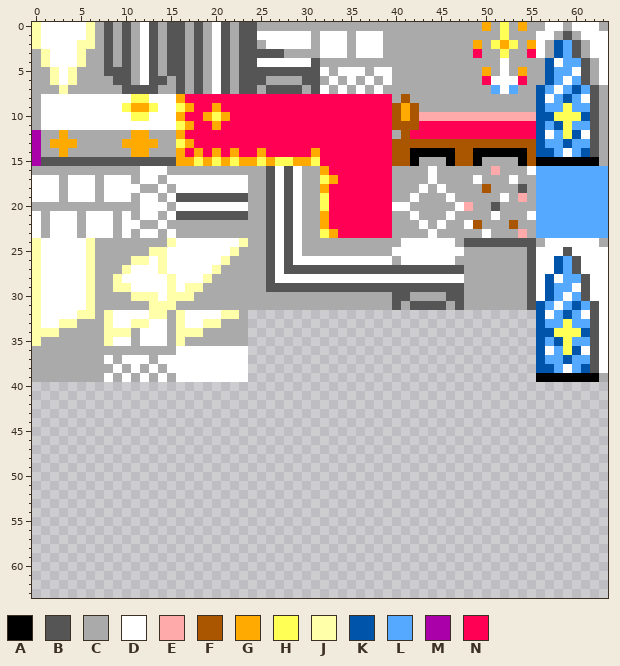
File history of a pixel-art sprite, map/tile5.png. The picture above was drawn from the file before the commit.
The file is 64x64 pixels.
Palette (. is transparent): A #000000  B #555555  C #aaaaaa  D #ffffff  E #ffaaaa  F #aa5500  G #ffaa00  H #ffff55  J #ffffaa  K #0055aa  L #55aaff  M #aa00aa  N #ff0055
Pixels before (only the part around the change), first column x 0:
 0 JDDDDDJCBCBCDBCBBCBCDBCBBCCCCCCCCCCCCCCCCCCCCCCCCCGCHCGCCDDCDDDC
 1 JDDDDDJCBCBCDBCBBCBCDBCBBDDDDDDCDDDCDDDCCCCCCCCCCCCCHCCCDDCBCDDD
 2 JDDDDJJCBCBCDBCBBCBCDBCBBCDDDDDCDDDCDDDCCCCCCCCCCGCHGHCGDCKLBCDD
 3 CJDDDJCCBCBCDBCBBCBCDBCBBBBBCCCCDDDCDDDCCCCCCCCCCNCCHCCNDCKLBCDD
 4 CJDDDJCCBCBCDBCBBCBCDBCBBDDDDDDBCCCCCCCCCCCCCCCCCCCCDCCCCKDLLBCD
 5 CCJDJCCCBBBCDBCBBCBCDBCBBBBBBBBBDCDDDCDDCCCCCCCCCCGCDCGCCKLLDBCD
 6 CCJDJCCCCBBCDBBCBCBCDBCBBBCCCCBBCDCDCDCDCCCCCCCCCCNDDDNCCKLDLBCD
 7 CCCJCCCCCCBBBBCCBCBCDBCBBCBBBBCBDCDCDCDCCCCCCCCCCCCLDLCCKLDLKLBC
 8 CDDDDDDDDDDHHDDDGNNNNNNNNNNNNNNNNNNNNNNNCFCCCCCCCCCCCCCCKDLKLDBC
 9 CDDDDDDDDDHGGHDDHGNNGNNNNNNNNNNNNNNNNNNNFGFCCCCCCCCCCCCCKLLHLLBC
10 CDDDDDDDDDDHHDDDGNNGHGNNNNNNNNNNNNNNNNNNFGFEEEEEEEEEEEEEKKHHHKBC
11 CDDDDDDDDDDDDDDDHGNNGNNNNNNNNNNNNNNNNNNNFFFNNNNNNNNNNNNNKLKHLLBC
12 MCCGCCCCCCCGGCCCGNNNNNNNNNNNNNNNNNNNNNNNCFNNNNNNNNNNNNNNKDLHKDBC
13 MCGGGCCCCCGGGGCCHGNNNNNNNNNNNNNNNNNNNNNNFFFFFFFFFFFFFFFFKLLKLLBC
14 MCCGCCCCCCCGGCCCGNGNGNGNNGNNNNNGNNNNNNNNFFAAAAAFFAAAAAAFKKLDLKBC
15 MBBBBBBBBBBBBBBBGGHGHGHGGHGHHGGHNNNNNNNNFFACCCAFFACCCCAFAAAAAAAC
16 CCCCCCCCCCCCDDDCCCCCCCCCCCBDBDCCGNNNNNNNCCCCDCCCCCCECCCDLLLLLLLL
17 DDDCDDDCDDDCDDCDDDDDDDDDCCBDBDCCHGNNNNNNCCCCDCCCCDCCCDCCLLLLLLLL
18 DDDCDDDCDDDDCCDCDDDDDDDDCCBDBDCCGNNNNNNNCCCDCDCCCCFCCCBCLLLLLLLL
19 DDDCDDDCDDDCDDCDBBBBBBBBCCBDBDCCHNNNNNNNCCDCCCDCCCCCDCECLLLLLLLL
20 CCCCCCCCCCCCDDDCDDDDDDDDCCBDBDCCHNNNNNNNDDCCCCCDECCBCCCCLLLLLLLL
21 DCDDDCDDDCDCDDCDBBBBBBBBCCBDBDCCGNNNNNNNCCDCCCDCCCCDCCCDLLLLLLLL
22 DCDDDCDDDCDDCCDCCCCCCCCCCCBDBDCCGNNNNNNNCCCDCDCCDFCCCFCCLLLLLLLL
23 DCDDDCDDDCDCDDCDCCCCCCCCCCBDBDCCHGNNNNNNCCCCDCCCCCDCCCECLLLLLLLL
24 JDDDDDJCCCCCCCCJDDDDDDDJCCBDBDCCCCCCCCCCCDDDDDDCBBBBBBBBCDDDDDDC
25 JDDDDDJCCCCCCJJDDDDDDDJCCCBDBDCCCCCCCCCCDDDDDDDDCCCCCCCBDDDBDDDD
26 JDDDDDJCCCCJJDJDDDDDDJCCCCBDBDDDDDDDDDDDCDDDDDDCCCCCCCCBDDKLBDDD
27 JDDDDDJCCCJDDDJDDDDDJCCCCCBDBBBBBBBBBBBBBBBBBBBBCCCCCCCBDDKLBDDD
28 JDDDDDJCCJDDDDDJDDDJCCCCCCBDDDDDDDDDDDDDDDDDDDDDCCCCCCCBDKDLLBDD
29 JDDDDDJCCJJDDDDJDJJCCCCCCCBBBBBBBBBBBBBBBBBBBBBBCCCCCCCBDKLLDBDD
30 JDDDDDJCCCCJJJDJJJCCCCCCCCCCCCCCCCCCCCCCBBCCCCBBCCCCCCCBDKLDLBDD
31 JDDDDDJCCCCCCJJJCCCCCCCCCCCCCCCCCCCCCCCCBCBBBBCBCCCCCCCBKLDLKLBD
32 JDDDDJJCJDDDDJJCJDDDDJJC................................KDLKLDBD
33 JDDJJCCCJDDJJDDCJDDJJCCC................................KLLHLLBD
34 JJJCCCCCJJJCDDDCJJJCCCCC................................KKHHHKBD
35 JCCCCCCCJDDCDDDCJCCCCCCC................................KLKHLLBD
36 CCCCCCCCCCCCCCCCDDDDDDDD................................KDLHKDBD
37 CCCCCCCCDCDDDCDDDDDDDDDD................................KLLKLLBD
38 CCCCCCCCCDCDCDCDDDDDDDDD................................KKLDLKBD
39 CCCCCCCCDCDCDCDCDDDDDDDD................................AAAAAAAC
40 ................................................................
41 ................................................................
42 ................................................................
43 ................................................................
44 ................................................................
45 ................................................................
46 ................................................................
47 ................................................................
48 ................................................................
49 ................................................................
50 ................................................................
51 ................................................................
52 ................................................................
53 ................................................................
54 ................................................................
55 ................................................................
56 ................................................................
57 ................................................................
58 ................................................................
59 ................................................................
60 ................................................................
61 ................................................................
62 ................................................................
63 ................................................................
And afterwards:
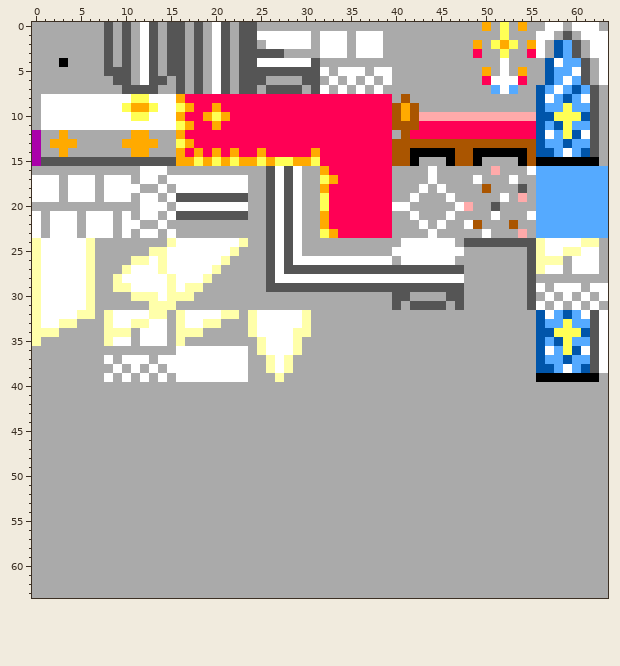
Change:
Changed rows in their new state; - is an unchanged pixel.
first column x 0:
 0 CCCCCCC
 1 CCCCCCC
 2 CCCCCCC
 3 -CCCCC-
 4 -CCACC-
 5 --CCC--
 6 --CCC--
 7 ---C---
first column x 0:
24 --------------------------------------------------------J----JJ-
25 --------------------------------------------------------J--JJ--C
26 --------------------------------------------------------JJJCD--C
27 --------------------------------------------------------J-DCD--C
28 --------------------------------------------------------CCCCCCCC
29 ---------------------------------------------------------CDD-C--
30 --------------------------------------------------------CDC-CDC-
31 --------------------------------------------------------DC-CDCDC
32 ------------------------JDDDDDJCCCCCCCCCCCCCCCCCCCCCCCCC--------
33 ------------------------JDDDDDJCCCCCCCCCCCCCCCCCCCCCCCCC--------
34 ------------------------JDDDDJJCCCCCCCCCCCCCCCCCCCCCCCCC--------
35 ------------------------CJDDDJCCCCCCCCCCCCCCCCCCCCCCCCCC--------
36 ------------------------CJDDDJCCCCCCCCCCCCCCCCCCCCCCCCCC--------
37 ------------------------CCJDJCCCCCCCCCCCCCCCCCCCCCCCCCCC--------
38 ------------------------CCJDJCCCCCCCCCCCCCCCCCCCCCCCCCCC--------
39 ------------------------CCCJCCCCCCCCCCCCCCCCCCCCCCCCCCCC--------
40 CCCCCCCCCCCCCCCCCCCCCCCCCCCCCCCCCCCCCCCCCCCCCCCCCCCCCCCCCCCCCCCC
41 CCCCCCCCCCCCCCCCCCCCCCCCCCCCCCCCCCCCCCCCCCCCCCCCCCCCCCCCCCCCCCCC
42 CCCCCCCCCCCCCCCCCCCCCCCCCCCCCCCCCCCCCCCCCCCCCCCCCCCCCCCCCCCCCCCC
43 CCCCCCCCCCCCCCCCCCCCCCCCCCCCCCCCCCCCCCCCCCCCCCCCCCCCCCCCCCCCCCCC
44 CCCCCCCCCCCCCCCCCCCCCCCCCCCCCCCCCCCCCCCCCCCCCCCCCCCCCCCCCCCCCCCC
45 CCCCCCCCCCCCCCCCCCCCCCCCCCCCCCCCCCCCCCCCCCCCCCCCCCCCCCCCCCCCCCCC
46 CCCCCCCCCCCCCCCCCCCCCCCCCCCCCCCCCCCCCCCCCCCCCCCCCCCCCCCCCCCCCCCC
47 CCCCCCCCCCCCCCCCCCCCCCCCCCCCCCCCCCCCCCCCCCCCCCCCCCCCCCCCCCCCCCCC
48 CCCCCCCCCCCCCCCCCCCCCCCCCCCCCCCCCCCCCCCCCCCCCCCCCCCCCCCCCCCCCCCC
49 CCCCCCCCCCCCCCCCCCCCCCCCCCCCCCCCCCCCCCCCCCCCCCCCCCCCCCCCCCCCCCCC
50 CCCCCCCCCCCCCCCCCCCCCCCCCCCCCCCCCCCCCCCCCCCCCCCCCCCCCCCCCCCCCCCC
51 CCCCCCCCCCCCCCCCCCCCCCCCCCCCCCCCCCCCCCCCCCCCCCCCCCCCCCCCCCCCCCCC
52 CCCCCCCCCCCCCCCCCCCCCCCCCCCCCCCCCCCCCCCCCCCCCCCCCCCCCCCCCCCCCCCC
53 CCCCCCCCCCCCCCCCCCCCCCCCCCCCCCCCCCCCCCCCCCCCCCCCCCCCCCCCCCCCCCCC
54 CCCCCCCCCCCCCCCCCCCCCCCCCCCCCCCCCCCCCCCCCCCCCCCCCCCCCCCCCCCCCCCC
55 CCCCCCCCCCCCCCCCCCCCCCCCCCCCCCCCCCCCCCCCCCCCCCCCCCCCCCCCCCCCCCCC
56 CCCCCCCCCCCCCCCCCCCCCCCCCCCCCCCCCCCCCCCCCCCCCCCCCCCCCCCCCCCCCCCC
57 CCCCCCCCCCCCCCCCCCCCCCCCCCCCCCCCCCCCCCCCCCCCCCCCCCCCCCCCCCCCCCCC
58 CCCCCCCCCCCCCCCCCCCCCCCCCCCCCCCCCCCCCCCCCCCCCCCCCCCCCCCCCCCCCCCC
59 CCCCCCCCCCCCCCCCCCCCCCCCCCCCCCCCCCCCCCCCCCCCCCCCCCCCCCCCCCCCCCCC
60 CCCCCCCCCCCCCCCCCCCCCCCCCCCCCCCCCCCCCCCCCCCCCCCCCCCCCCCCCCCCCCCC
61 CCCCCCCCCCCCCCCCCCCCCCCCCCCCCCCCCCCCCCCCCCCCCCCCCCCCCCCCCCCCCCCC
62 CCCCCCCCCCCCCCCCCCCCCCCCCCCCCCCCCCCCCCCCCCCCCCCCCCCCCCCCCCCCCCCC
63 CCCCCCCCCCCCCCCCCCCCCCCCCCCCCCCCCCCCCCCCCCCCCCCCCCCCCCCCCCCCCCCC
